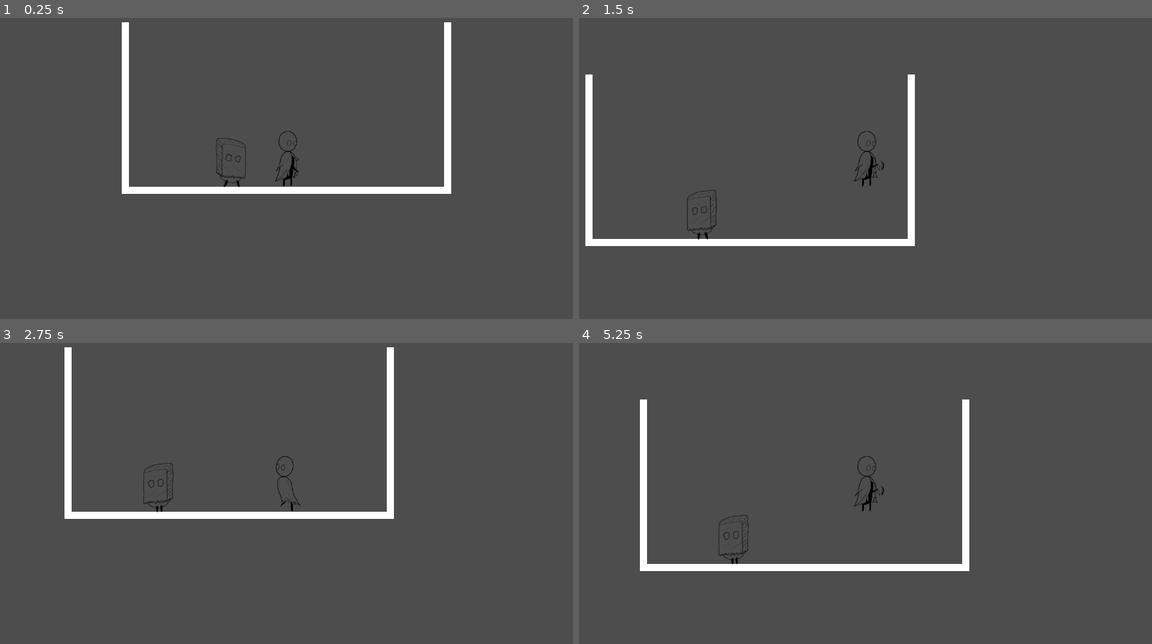
Above: before the commit, frames 1-4 (two rows, left to right).
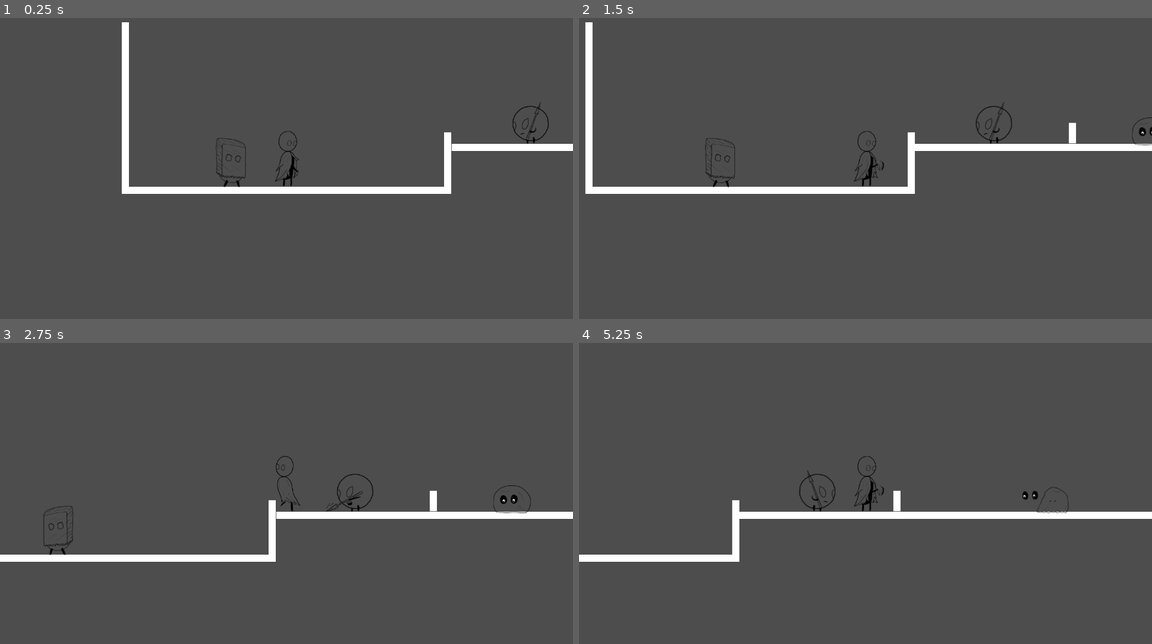
Above: after the commit, the same moments.

Repository: koliashwin/No-One-Will-Know
Game: Godot game, scene res://scenes/world.tscn
Same seed, same stepped clock (60 frames per second), same inputs: the game is played once before the commit and once after it.
Inputs:
- Up to frame 1 (0.25 s): no input
- Up to frame 2 (1.5 s): hold D (move_right) from 0.53 s (still down); tap J (attack) at 0.6, 1.35 s; tap Space (jump) at 0.77 s
- Up to frame 3 (2.75 s): tap Space (jump) at 1.52 s; release D (move_right) at 2.03 s; hold A (move_left) from 2.03 s (still down); tap J (attack) at 2.1 s
- Up to frame 4 (5.25 s): release A (move_left) at 2.78 s; hold D (move_right) 2.78-4.28 s; tap J (attack) every 0.75 s from 2.85 to 5.1 s; tap Space (jump) at 3.02, 3.77, 4.52 s; hold A (move_left) 4.28-5.03 s; hold D (move_right) from 5.03 s (still down)

The runs differ from the first frame. In frame 1, 1.1% of the frame differs, in the area x 77-100%, y 1-45%; in frame 2, 5.0%; in frame 3, 4.8%; in frame 4, 5.6%, in the area x 0-100%, y 18-76%.

Commit message:
Script Update| added attack cooldown logic in sack_guy and guard; updated guard script

Diff:
--- a/scenes/guard.tscn
+++ b/scenes/guard.tscn
@@ -95,13 +95,9 @@
 [sub_resource type="RectangleShape2D" id="RectangleShape2D_jwja1"]
 size = Vector2(80, 80)
 
-[sub_resource type="SegmentShape2D" id="SegmentShape2D_8mq5f"]
-a = Vector2(-192, 4)
-b = Vector2(64, 4)
-
 [sub_resource type="SegmentShape2D" id="SegmentShape2D_15bnl"]
 a = Vector2(0, 4)
-b = Vector2(-64, 4)
+b = Vector2(-192, 4)
 
 [node name="guard" type="CharacterBody2D"]
 collision_layer = 4
@@ -117,14 +113,6 @@
 [node name="CollisionShape2D" type="CollisionShape2D" parent="."]
 shape = SubResource("RectangleShape2D_jwja1")
 
-[node name="DetectionRange" type="Area2D" parent="."]
-collision_layer = 4
-collision_mask = 2
-
-[node name="CollisionShape2D" type="CollisionShape2D" parent="DetectionRange"]
-position = Vector2(0, -4)
-shape = SubResource("SegmentShape2D_8mq5f")
-
 [node name="AttackRange" type="Area2D" parent="."]
 position = Vector2(0, 12)
 collision_layer = 4
@@ -133,8 +121,14 @@
 [node name="CollisionShape2D" type="CollisionShape2D" parent="AttackRange"]
 shape = SubResource("SegmentShape2D_15bnl")
 
+[node name="AttackCooldown" type="Timer" parent="."]
+one_shot = true
+
+[node name="SwitchDirection" type="Timer" parent="."]
+one_shot = true
+
 [connection signal="animation_finished" from="AnimatedSprite2D" to="." method="_on_animated_sprite_2d_animation_finished"]
-[connection signal="body_entered" from="DetectionRange" to="." method="_on_detection_range_body_entered"]
-[connection signal="body_exited" from="DetectionRange" to="." method="_on_detection_range_body_exited"]
 [connection signal="body_entered" from="AttackRange" to="." method="_on_attack_range_body_entered"]
 [connection signal="body_exited" from="AttackRange" to="." method="_on_attack_range_body_exited"]
+[connection signal="timeout" from="AttackCooldown" to="." method="_on_attack_cooldown_timeout"]
+[connection signal="timeout" from="SwitchDirection" to="." method="_on_switch_direction_timeout"]
--- a/scenes/sack_guy.tscn
+++ b/scenes/sack_guy.tscn
@@ -81,7 +81,7 @@
 
 [sub_resource type="SegmentShape2D" id="SegmentShape2D_8mq5f"]
 a = Vector2(-320, 0)
-b = Vector2(64, 0)
+b = Vector2(32, 0)
 
 [sub_resource type="SegmentShape2D" id="SegmentShape2D_15bnl"]
 b = Vector2(-96, 0)
@@ -113,8 +113,12 @@
 [node name="CollisionShape2D" type="CollisionShape2D" parent="AttackRange"]
 shape = SubResource("SegmentShape2D_15bnl")
 
+[node name="AttackCooldown" type="Timer" parent="."]
+one_shot = true
+
 [connection signal="animation_finished" from="AnimatedSprite2D" to="." method="_on_animated_sprite_2d_animation_finished"]
 [connection signal="body_entered" from="DetectionRange" to="." method="_on_detection_range_body_entered"]
 [connection signal="body_exited" from="DetectionRange" to="." method="_on_detection_range_body_exited"]
 [connection signal="body_entered" from="AttackRange" to="." method="_on_attack_range_body_entered"]
 [connection signal="body_exited" from="AttackRange" to="." method="_on_attack_range_body_exited"]
+[connection signal="timeout" from="AttackCooldown" to="." method="_on_attack_cooldown_timeout"]
--- a/scenes/slime.tscn
+++ b/scenes/slime.tscn
@@ -58,7 +58,7 @@
 size = Vector2(80, 56)
 
 [sub_resource type="SegmentShape2D" id="SegmentShape2D_x5on5"]
-a = Vector2(64, 0)
+a = Vector2(40, 0)
 b = Vector2(-192, 0)
 
 [node name="slime" type="CharacterBody2D"]
--- a/scenes/world.tscn
+++ b/scenes/world.tscn
@@ -1,7 +1,9 @@
-[gd_scene load_steps=6 format=3 uid="uid://wes2gq2lgo3l"]
+[gd_scene load_steps=8 format=3 uid="uid://wes2gq2lgo3l"]
 
 [ext_resource type="PackedScene" uid="uid://dqbd4s0emok4i" path="res://scenes/player.tscn" id="1_41ysu"]
 [ext_resource type="PackedScene" uid="uid://cjncoyoyugtke" path="res://scenes/sack_guy.tscn" id="2_4rh0u"]
+[ext_resource type="PackedScene" uid="uid://cuwwlxmpw12av" path="res://scenes/guard.tscn" id="2_5p2ro"]
+[ext_resource type="PackedScene" uid="uid://dlm3mdmcnwnyj" path="res://scenes/slime.tscn" id="3_od6u2"]
 
 [sub_resource type="QuadMesh" id="QuadMesh_raiqf"]
 
@@ -14,8 +16,9 @@
 [node name="World" type="Node2D"]
 
 [node name="platform2" type="StaticBody2D" parent="."]
-position = Vector2(520, -16)
+position = Vector2(520, 107)
 rotation = 1.5708
+scale = Vector2(0.36, 1)
 
 [node name="MeshInstance2D" type="MeshInstance2D" parent="platform2"]
 position = Vector2(-1.90735e-06, 4.76837e-07)
@@ -23,6 +26,32 @@
 mesh = SubResource("QuadMesh_raiqf")
 
 [node name="CollisionShape2D" type="CollisionShape2D" parent="platform2"]
+shape = SubResource("RectangleShape2D_eetvx")
+
+[node name="platform5" type="StaticBody2D" parent="."]
+position = Vector2(880, 40)
+rotation = 1.5708
+scale = Vector2(0.12, 1)
+
+[node name="MeshInstance2D" type="MeshInstance2D" parent="platform5"]
+position = Vector2(-1.90735e-06, 4.76837e-07)
+scale = Vector2(384, 16)
+mesh = SubResource("QuadMesh_raiqf")
+
+[node name="CollisionShape2D" type="CollisionShape2D" parent="platform5"]
+shape = SubResource("RectangleShape2D_eetvx")
+
+[node name="platform6" type="StaticBody2D" parent="."]
+position = Vector2(1704, 40)
+rotation = 1.5708
+scale = Vector2(0.12, 1)
+
+[node name="MeshInstance2D" type="MeshInstance2D" parent="platform6"]
+position = Vector2(-1.90735e-06, 4.76837e-07)
+scale = Vector2(384, 16)
+mesh = SubResource("QuadMesh_raiqf")
+
+[node name="CollisionShape2D" type="CollisionShape2D" parent="platform6"]
 shape = SubResource("RectangleShape2D_eetvx")
 
 [node name="platform" type="StaticBody2D" parent="."]
@@ -34,6 +63,18 @@
 mesh = SubResource("QuadMesh_raiqf")
 
 [node name="CollisionShape2D" type="CollisionShape2D" parent="platform"]
+shape = SubResource("RectangleShape2D_3jgjc")
+
+[node name="platform4" type="StaticBody2D" parent="."]
+position = Vector2(1120, 72)
+scale = Vector2(1.68, 1)
+
+[node name="MeshInstance2D" type="MeshInstance2D" parent="platform4"]
+position = Vector2(-1.90735e-06, 4.76837e-07)
+scale = Vector2(704, 16)
+mesh = SubResource("QuadMesh_raiqf")
+
+[node name="CollisionShape2D" type="CollisionShape2D" parent="platform4"]
 shape = SubResource("RectangleShape2D_3jgjc")
 
 [node name="platform3" type="StaticBody2D" parent="."]
@@ -48,8 +89,14 @@
 [node name="CollisionShape2D" type="CollisionShape2D" parent="platform3"]
 shape = SubResource("RectangleShape2D_eetvx")
 
+[node name="guard" parent="." instance=ExtResource("2_5p2ro")]
+position = Vector2(704, 24)
+
 [node name="sack_guy" parent="." instance=ExtResource("2_4rh0u")]
 position = Vector2(0, 108)
 
+[node name="slime" parent="." instance=ExtResource("3_od6u2")]
+position = Vector2(1056, 40)
+
 [node name="Player" parent="." instance=ExtResource("1_41ysu")]
 position = Vector2(160, 96)
--- a/scripts/enemies/enemy_base.gd
+++ b/scripts/enemies/enemy_base.gd
@@ -11,10 +11,11 @@
 var player_node: Node2D
 var player_detected: bool = false
 var is_attacking: bool = false
+var can_attack: bool = true
 var is_dying: bool = false
 var is_dead: bool = false
 var is_patrolling: bool = true
-var is_chasing: bool = true
+var is_chasing: bool = false
 
 #patrol variables
 var patrol_start_pos: Vector2
@@ -60,12 +61,9 @@
 	# attack logic goes here
 
 func hurt(damage: int) -> void:
-	print(self.name, " got hurt")
 	health -= damage
-	print(self.name, " remaining HP : ", health)
 	if health <= 0:
 		death()
-		print(self.name, " died")
 
 func death() -> void:
 	is_dying = true
--- a/scripts/enemies/guard.gd
+++ b/scripts/enemies/guard.gd
@@ -1,44 +1,38 @@
 extends "res://scripts/enemies/enemy_base.gd"
 
 # Guard Script(enemy)
-var guard_speed: float = 150
-var guard_gravity: float = 100
-var guard_patrol_dist: int = 128
+@export var guard_speed: float = 150
+@export var guard_health: int = 10
+@export var guard_lookout_time: float = 2
 
 #import the required nodes
 @onready var guard_sprite: AnimatedSprite2D = $AnimatedSprite2D
 @onready var guard_detection_range: Area2D = $DetectionRange
 @onready var guard_attack_range: Area2D = $AttackRange
-
+@onready var guard_attack_cooldown: Timer = $AttackCooldown
+@onready var guard_lookout_timer: Timer = $SwitchDirection
 
 func _ready() -> void:
 	add_to_group('Enemies')
 
 	speed = guard_speed
-	gravity = guard_gravity
-	patrol_dist = guard_patrol_dist
+	health = guard_health
 
-	patrol_start_pos = global_position
-	patrol_end_pos = global_position + Vector2(patrol_dist, 0)
+	guard_lookout_timer.wait_time = guard_lookout_time
+	guard_lookout_timer.start()
+	#patrol_start_pos = global_position
+	#patrol_end_pos = global_position + Vector2(patrol_dist, 0)
 
 func _physics_process(delta: float) -> void:
-	enemy_state(delta)
 	apply_gravity(gravity, 900)
-	flip_character_node(guard_sprite, guard_detection_range, guard_attack_range)
+	enemy_state()
 
 	update_animation(guard_sprite)
 	move_and_slide()
 
-# function to manage various state conditions
-func enemy_state(delta: float) -> void:
-	if player_detected:
-		is_patrolling = false
-		if is_attacking:
-			attack()
-		elif is_chasing:
-			run(player_node.position,1, 1.5)
-	elif is_patrolling:
-		patrol(delta)
+func enemy_state():
+	if can_attack and player_detected:
+		attack()
 
 func update_animation(character_sprite: AnimatedSprite2D) -> void:
 	# this condition check for the priority animations and exits the update cycle early on if required
@@ -48,26 +42,13 @@
 	#standred animations
 	horizontal_movment_animations(character_sprite)
 
-#chase/run awaw setup when player enters detection range
-func _on_detection_range_body_entered(body: Node2D) -> void:
-	if body.is_in_group('Player'):
-		player_node = body
-		player_detected = true
-		is_patrolling = false
-		is_chasing = true
-
-#chase/run awaw setup when player exits detection range
-func _on_detection_range_body_exited(body: Node2D) -> void:
-	if body.is_in_group('Player'):
-		player_node = null
-		player_detected = false
-		is_patrolling = true
-		is_chasing = false
-
 #function to handlel animation end flags
 func _on_animated_sprite_2d_animation_finished() -> void:
 	if guard_sprite.animation == 'attack':
 		is_attacking = false
+		can_attack = false
+		#guard_attack_range.set_deferred('monitoring', false)
+		guard_attack_cooldown.start()
 	if guard_sprite.animation == 'death':
 		is_dying = false
 		is_dead = true
@@ -75,12 +56,23 @@
 #attack setup when player enters attack range
 func _on_attack_range_body_entered(body: Node2D) -> void:
 	if body.is_in_group('Player'):
-		is_attacking = true
+		player_detected = true
+		guard_lookout_timer.stop()
+		if can_attack:
+			is_attacking = true
 		#sack_guy_detection_range.monitoring = false
 
-#attack setup when player exits attack range
+func _on_attack_cooldown_timeout() -> void:
+	can_attack = true
+	#guard_attack_range.set_deferred('monitoring', true)
+	#is_attacking = false
+
 func _on_attack_range_body_exited(body: Node2D) -> void:
 	if body.is_in_group('Player'):
-		pass
-		#is_attacking = false
-		#sack_guy_detection_range.monitoring = true
+		player_detected = false
+		guard_lookout_timer.start()
+
+func _on_switch_direction_timeout() -> void:
+	if !is_dead:
+		self.scale.x = -1
+		guard_lookout_timer.start()
--- a/scripts/enemies/sack_guy.gd
+++ b/scripts/enemies/sack_guy.gd
@@ -2,7 +2,6 @@
 # Sack_Guy Script(enemy)
 #declare export variables(repeated var)
 @export var sack_guy_speed: float = 120
-@export var sack_guy_gravity: float = 100
 @export var sack_guy_patrol_dist: int = 64
 @export var sack_guy_health: int = 10
 
@@ -10,13 +9,13 @@
 @onready var sack_guy_sprite: AnimatedSprite2D = $AnimatedSprite2D
 @onready var sack_guy_detection_range: Area2D = $DetectionRange
 @onready var sack_guy_attack_range: Area2D = $AttackRange
+@onready var sack_guy_attack_cooldown: Timer = $AttackCooldown
 
 
 func _ready() -> void:
 	add_to_group('Enemies')
 
 	speed = sack_guy_speed
-	gravity = sack_guy_gravity
 	patrol_dist = sack_guy_patrol_dist
 	health = sack_guy_health
 
@@ -70,6 +69,9 @@
 func _on_animated_sprite_2d_animation_finished() -> void:
 	if sack_guy_sprite.animation == 'attack':
 		is_attacking = false
+		can_attack = false
+		sack_guy_attack_range.set_deferred('monitoring', false)
+		sack_guy_attack_cooldown.start()
 	if sack_guy_sprite.animation == 'death':
 		is_dying = false
 		is_dead = true
@@ -77,7 +79,8 @@
 #attack setup when player enters attack range
 func _on_attack_range_body_entered(body: Node2D) -> void:
 	if body.is_in_group('Player'):
-		is_attacking = true
+		if can_attack:
+			is_attacking = true
 		#sack_guy_detection_range.monitoring = false
 
 #attack setup when player exits attack range
@@ -86,3 +89,7 @@
 		pass
 		#is_attacking = false
 		#sack_guy_detection_range.monitoring = true
+
+func _on_attack_cooldown_timeout() -> void:
+	can_attack = true
+	sack_guy_attack_range.set_deferred('monitoring', true)
--- a/scripts/enemies/slime.gd
+++ b/scripts/enemies/slime.gd
@@ -38,13 +38,11 @@
 		player_node = body
 		player_detected = true
 		is_surprised = true
-		#print(player_node.position)
 
 func _on_area_2d_body_exited(body: Node2D) -> void:
 	if body.is_in_group('Player'):
 		player_node = null
 		player_detected = false
-		#print(player_node.position)
 
 func update_animation() -> void:
 	#logic for priority animations
--- a/scripts/player/player.gd
+++ b/scripts/player/player.gd
@@ -27,7 +27,7 @@
 	#Horizontal movment logic
 	var horizontal_diraction: int = Input.get_axis("move_left", "move_right")
 	velocity.x = horizontal_diraction * speed
-
+	apply_gravity(gravity, max_fall_speed)
 	jump()
 	attack()
 	flip_player_node()
@@ -53,7 +53,6 @@
 #function to heal or hurt player use the negative value to hurt and positive value to heal
 func hurt_heal(helth_points: int) -> void:
 	health = clamp(health + helth_points, 0, max_health)
-	print("player health : ", health)
 	if health <= 0:
 		death()
 
@@ -91,7 +90,6 @@
 		else:
 			player_sprite.play('run')
 	else:
-		apply_gravity(gravity, max_fall_speed)
 		if velocity.y < 0:
 			player_sprite.play('jump')
 		else:
@@ -108,11 +106,11 @@
 
 func _on_attack_area_body_entered(body: Node2D) -> void:
 	if body.is_in_group("Enemies"):
-		print(body.name)
-		if body.has_method("hurt"):
+		if body.has_method("hurt") and !body.is_dead:
 			body.hurt(attack_power)
 
 func _on_hurt_box_body_entered(body: Node2D) -> void:
 	if body.is_in_group("Enemies"):
 		var damage: int = body.attack_power
-		hurt_heal(-damage)
+		if !body.is_dead and !body.is_dying:
+			hurt_heal(-damage)
Not shown: 1 places in scenes/guard.tscn that only renumber resources
